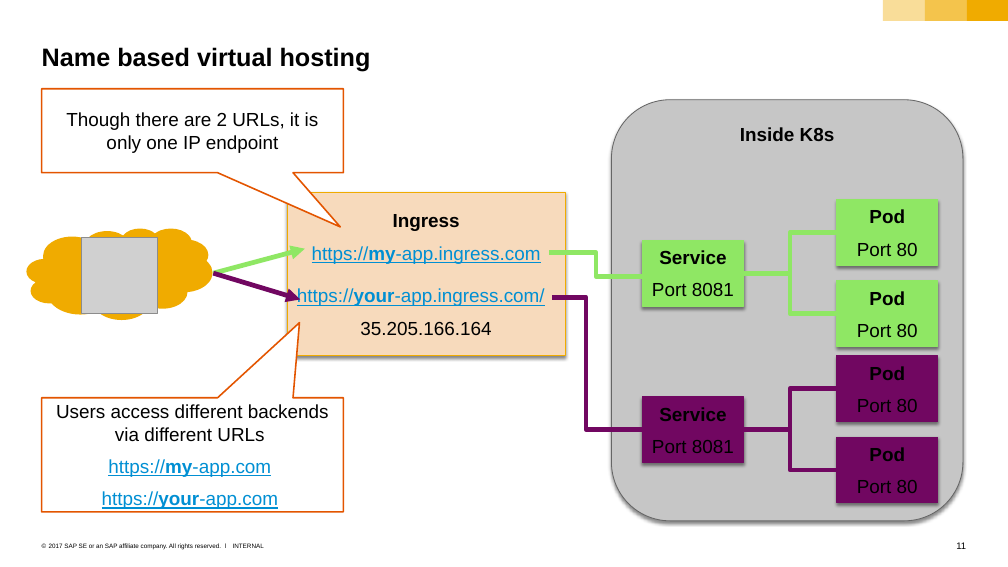
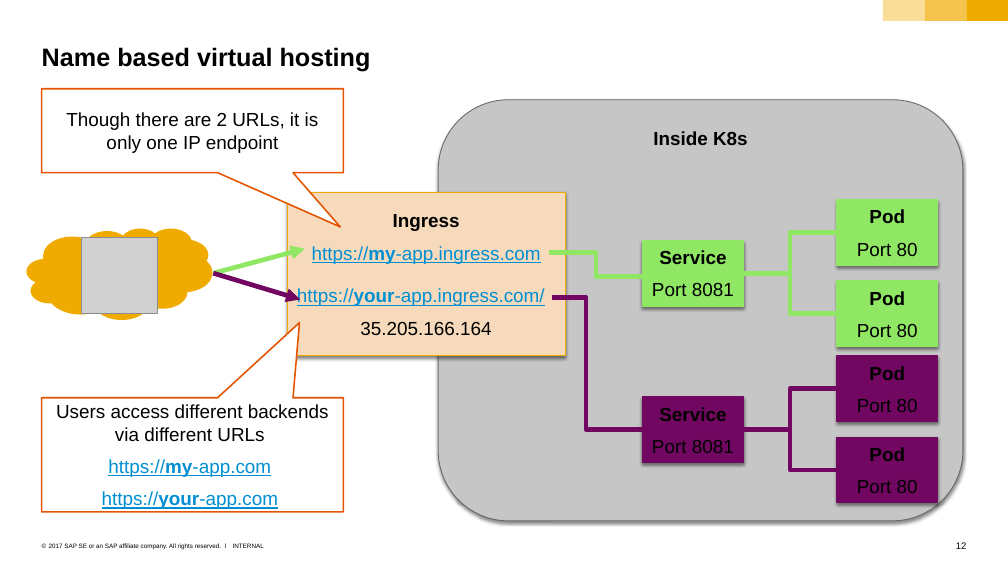
Before and after one commit to cuijiyao01/docker-k8s-training, a slide deck: slide 12 of kubernetes/09_ingress.pptx (slide 11 before the commit). Drawn at 1008x567 pixels with LibreOffice and Linux fonts; fonts in the diff are those of the drawing; grey boxes stand for pictures. Boxes give left, top, right and bottom in pixels: in the first picture for what was removed or moved away, otherwise in the second. Text is boxed around its words. In the diff, an @@ line names an element or a change of style, - is before the commit and + after.

```diff
--- a/kubernetes/09_ingress.pptx
+++ b/kubernetes/09_ingress.pptx
@@ rounded rectangle "Inside K8s": place and size @@
-rounded rectangle "Inside K8s" at box(611, 100, 963, 521)
+rounded rectangle "Inside K8s" at box(438, 100, 963, 521)
@@ page number at box(956, 542, 967, 549): text changed @@
-11
+12
```
Also in this commit, not shown: 2 other slides changed, 1 slide added.
